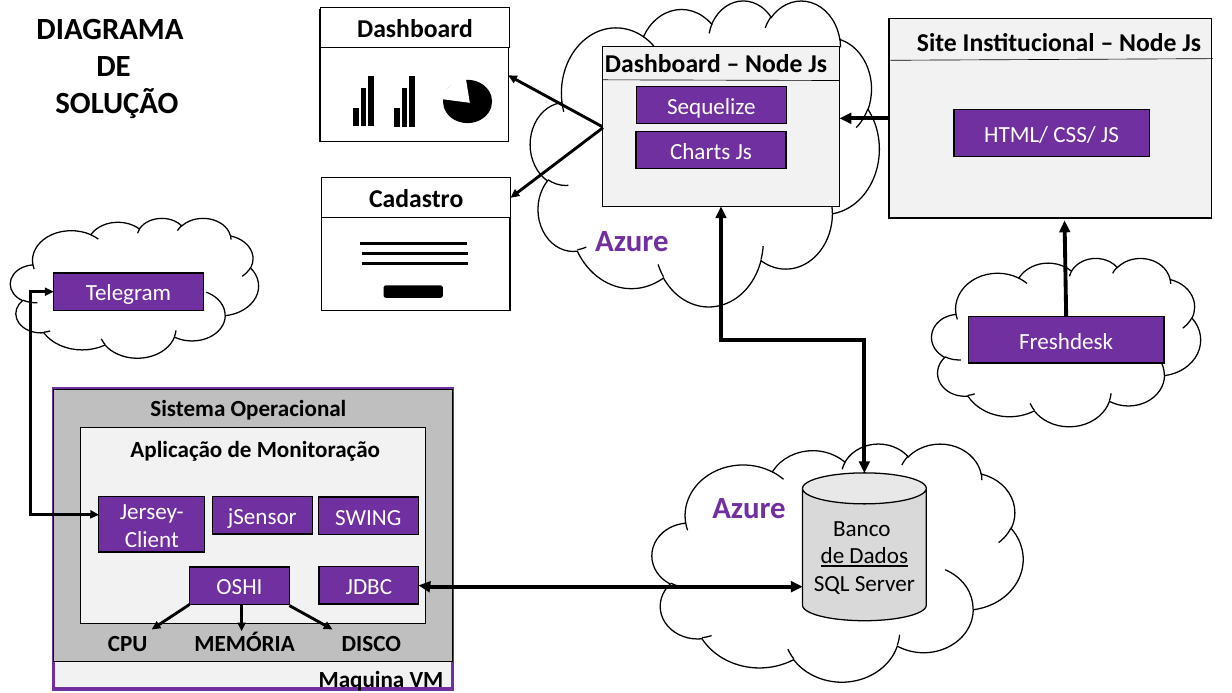
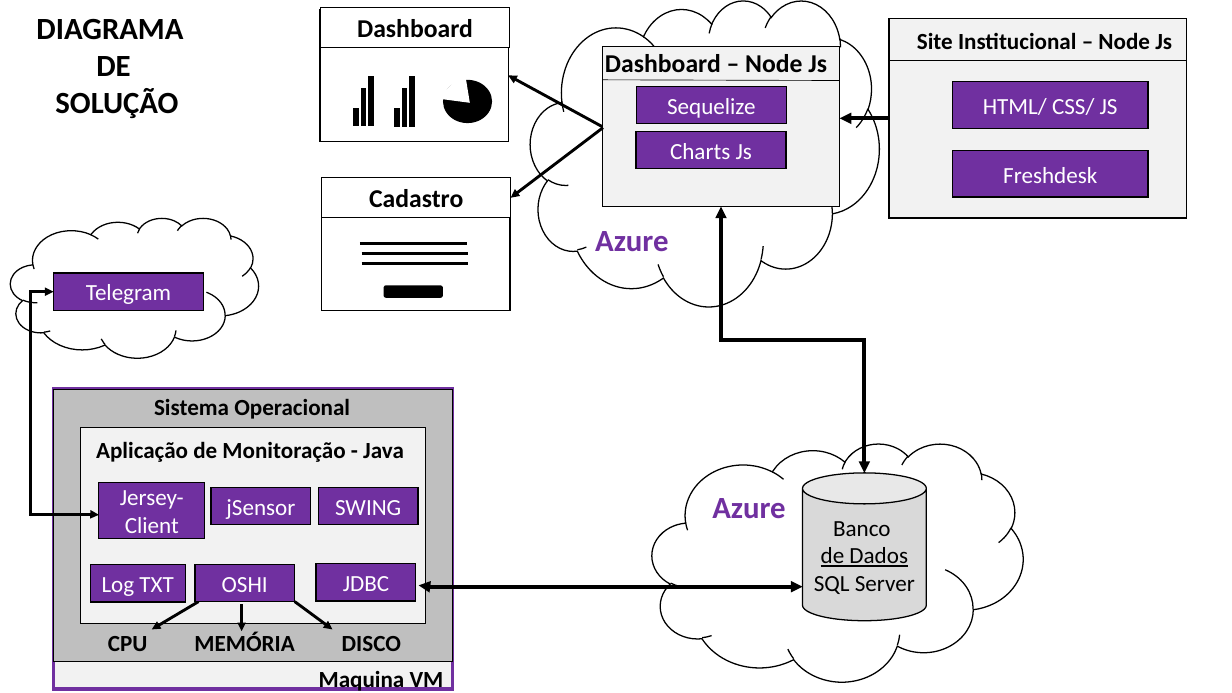
Before and after one commit to BandTec/alprime, a slide deck: slide 1 of documentacao/Diagrama de Solução.pptx. Drawn at 1232x693 pixels with LibreOffice and Linux fonts; fonts in the diff are those of the drawing. Boxes give left, top, right and bottom in pixels: in the first picture for what was removed or moved away, otherwise in the second. Text is boxed around its words. In the diff, an @@ line names an element or a change of style, - is before the commit and + after.

```diff
--- a/documentacao/Diagrama de Solução.pptx
+++ b/documentacao/Diagrama de Solução.pptx
@@ rectangle resized from (x1=889, y1=18, x2=1212, y2=218) to (x1=889, y1=18, x2=1187, y2=218) @@
@@ text "Site Institucional – Node Js" at (x1=917, y1=32, x2=1172, y2=49): size 20 to 18 pt @@
@@ line moved from (891, 60) - (1214, 58) to (891, 60) - (1187, 60) @@
@@ rectangle "HTML/ CSS/ JS" moved from (x1=954, y1=110, x2=1150, y2=156) to (x1=953, y1=81, x2=1149, y2=128) @@
@@ rectangle "Freshdesk" moved from (x1=969, y1=317, x2=1165, y2=363) to (x1=953, y1=151, x2=1149, y2=197) @@
@@ arrow removed from (1067, 317) to (1065, 221) @@
@@ cloud removed at (x1=932, y1=258, x2=1201, y2=426) @@
@@ text "Sistema Operacional" moved from (x1=150, y1=400, x2=347, y2=420) to (x1=154, y1=399, x2=350, y2=419) @@
@@ text at (x1=96, y1=441, x2=404, y2=462): text changed @@
-Aplicação de Monitoração
+Aplicação de Monitoração - Java
@@ rectangle "Jersey-Client" moved from (x1=99, y1=496, x2=205, y2=553) to (x1=99, y1=482, x2=205, y2=539) @@
@@ rectangle "jSensor" moved from (x1=213, y1=497, x2=312, y2=534) to (x1=212, y1=487, x2=311, y2=524) @@
@@ rectangle "SWING" moved from (x1=319, y1=497, x2=419, y2=534) to (x1=319, y1=487, x2=419, y2=524) @@
@@ rectangle added at (x1=91, y1=565, x2=186, y2=602), fill #7030A0, outline #000000 1 pt, 18 pt, text #FFFFFF @@
+Log TXT
@@ rectangle "OSHI" moved from (x1=189, y1=567, x2=289, y2=604) to (x1=195, y1=565, x2=295, y2=602) @@
@@ arrow moved from (189, 604) - (152, 629) to (199, 602) - (152, 629) @@
@@ arrow moved from (289, 605) - (333, 629) to (295, 602) - (333, 629) @@
```
Also in this commit, not shown: 1 other file.
